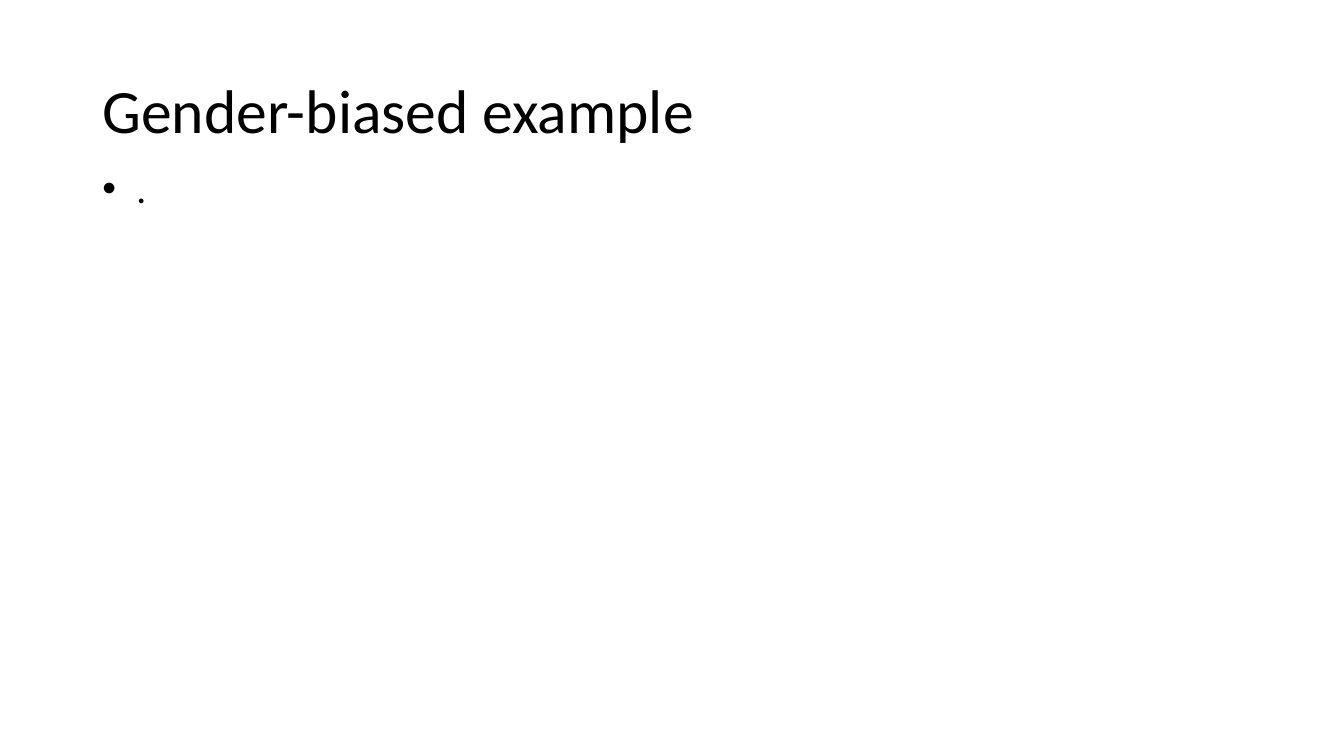
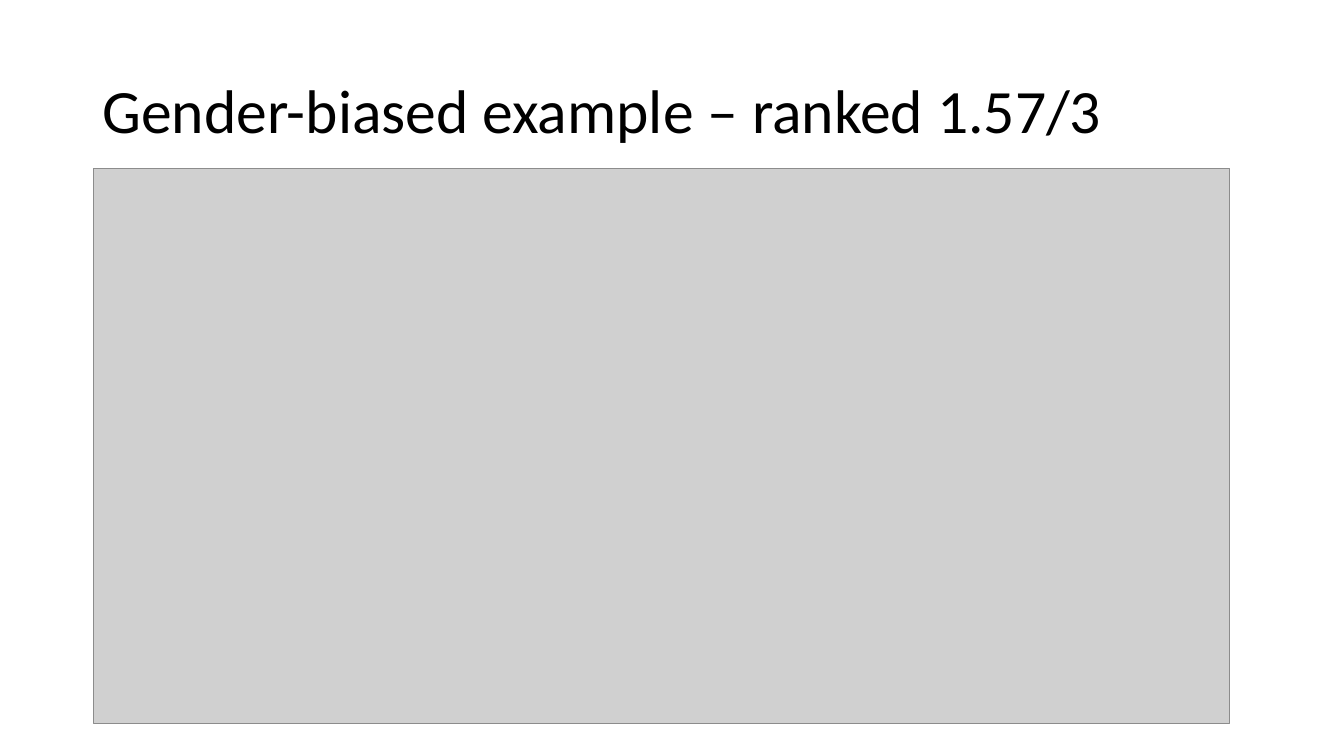
Before and after one commit to lironcohen8/Gender_Bias_in_Job_Descriptions, a slide deck: slide 14 of final presentation/Final presentation Team 5.pptx. Drawn at 1344x756 pixels with LibreOffice and Linux fonts; fonts in the diff are those of the drawing; grey boxes stand for pictures; background and template pictures are left out. Boxes give left, top, right and bottom in pixels: in the first picture for what was removed or moved away, otherwise in the second. Text is boxed around its words. In the diff, an @@ line names an element or a change of style, - is before the commit and + after.

```diff
--- a/final presentation/Final presentation Team 5.pptx
+++ b/final presentation/Final presentation Team 5.pptx
@@ title at [102,90,1101,143]: text changed @@
-Gender-biased example
+Gender-biased example – ranked 1.57/3
@@ text removed at [93,164,1252,644] @@
-• .
@@ picture added at [94,168,1230,724] @@
```
Also in this commit, not shown: 6 other slides changed, 3 other files.
